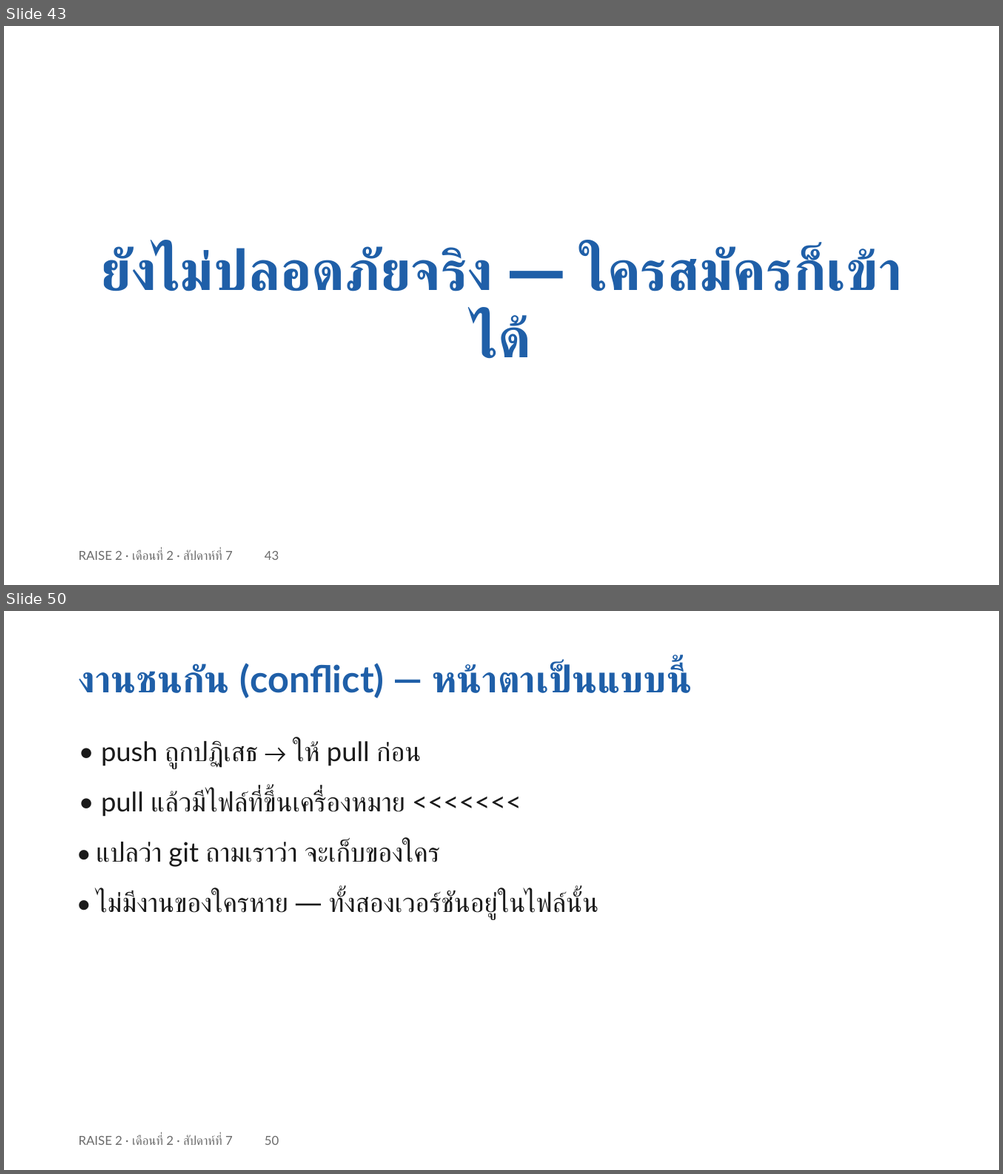
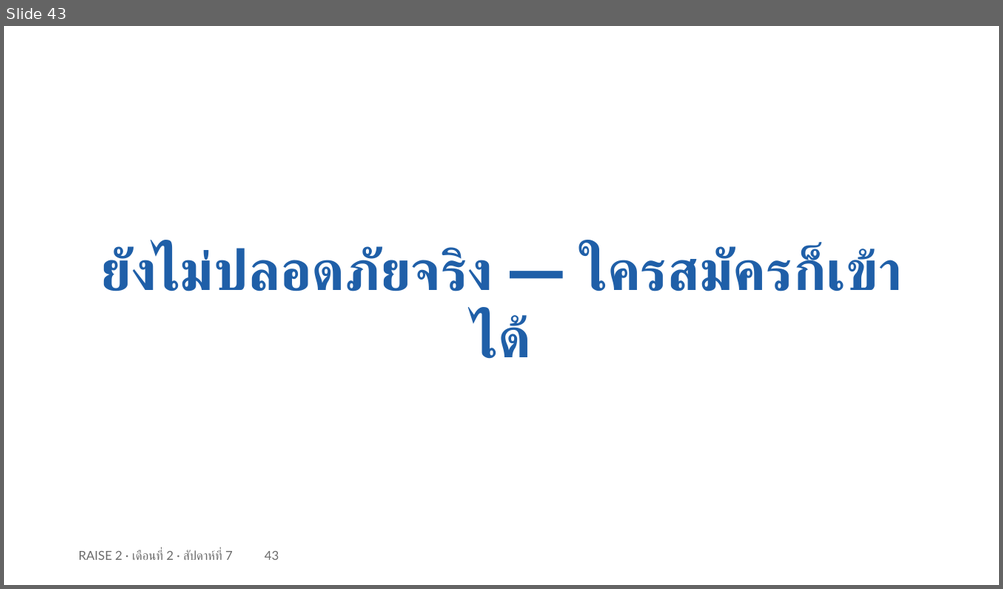
Before and after one commit to cnacha-mfu/raise2-module2, a slide deck: materials/week7/w7-slides.pptx. Shown one above the other, each under a label of ours: slides 43 and 50 before the commit, slide 43 after it; the slides between them are not shown. The pictures are 1003x1174 and 1003x589 pixels, drawn with LibreOffice and Linux fonts; fonts in the diff are those of the drawing. Boxes give left, top, right and bottom in pixels: in the first picture for what was removed or moved away, otherwise in the second. Text is boxed around its words. In the diff, an @@ line names an element or a change of style, - is before the commit and + after.

Commit message:
สัปดาห์ 7: ตัดสไลด์ Git เหลือ 12 นาที (คำสั่งยกให้ Claude · สอนแค่ 3 อย่างที่ AI ทำแทนไม่ได้) · เปลี่ยน 'ห้าม fork' เป็นให้ clone week6-start แล้วเริ่มประวัติ git ใหม่

```diff
--- a/materials/week7/w7-slides.pptx
+++ b/materials/week7/w7-slides.pptx
@@ slide 50 removed at (4, 611, 999, 1170), background #FFFFFF @@
@@ text removed at (79, 663, 684, 698) @@
-งานชนกัน (conflict) — หน้าตาเป็นแบบนี้
@@ text removed at (101, 741, 421, 769) @@
-• push ถูกปฏิเสธ → ให้ pull ก่อน
@@ text removed at (101, 791, 405, 817) @@
-• pull แล้วมีไฟล์ที่ขึ้นเครื่องหมาย <<<<<<<
@@ text removed at (96, 840, 440, 867) @@
-• แปลว่า git ถามเราว่า จะเก็บของใคร
@@ text removed at (96, 891, 599, 920) @@
-• ไม่มีงานของใครหาย — ทั้งสองเวอร์ชันอยู่ในไฟล์นั้น
@@ text removed at (79, 1136, 279, 1145) @@
-RAISE 2 · เดือนที่ 2 · สัปดาห์ที่ 7 50
```
Also in this commit, not shown: 21 slides changed, 2 slides added, 3 other slides removed, 12 other files.
